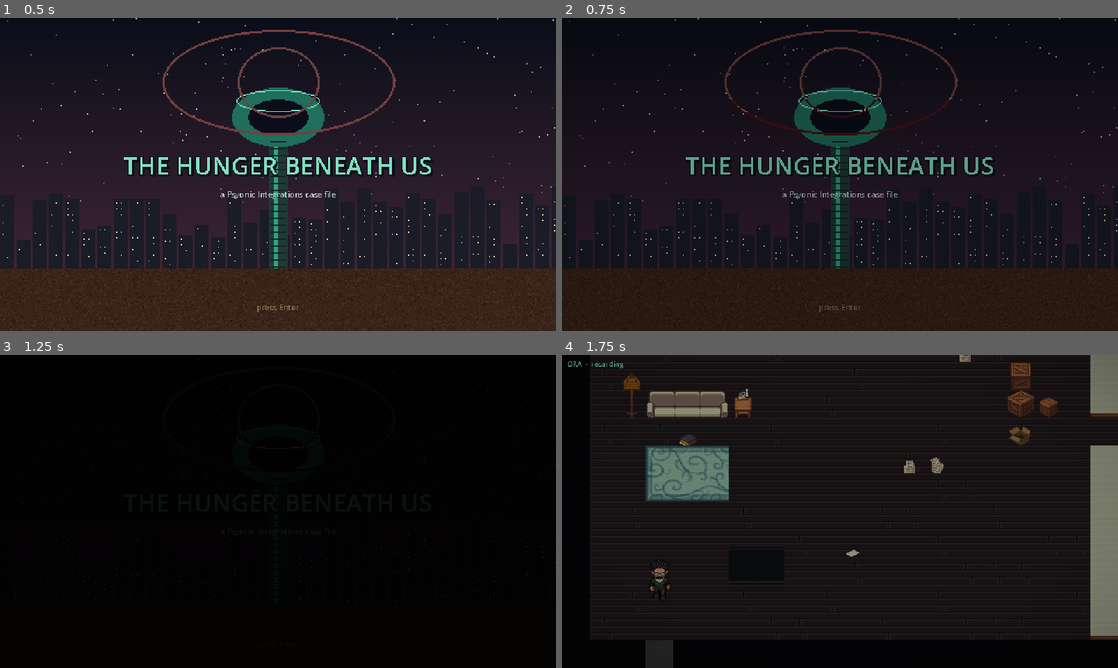
Above: before the commit, frames 1-4 (two rows, left to right).
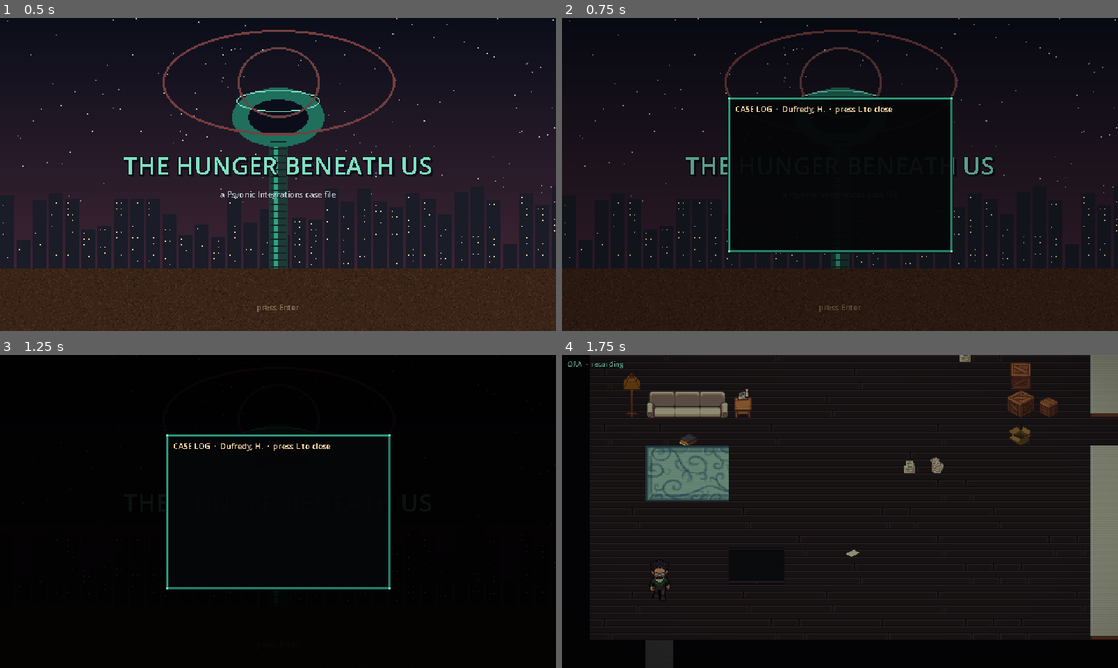
Above: after the commit, the same moments.

Repository: roweboat25/Hunger-beneath-us
Game: Godot game, scene res://scenes/Main.tscn
Same seed, same stepped clock (60 frames per second), same inputs: the game is played once before the commit and once after it.
Inputs:
- Up to frame 1 (0.5 s): no input
- Up to frame 2 (0.75 s): tap Enter at 0.5 s; hold D (move_right) from 0.53 s (still down); hold L (case_log) from 0.53 s (still down)
- Up to frame 3 (1.25 s): keep holding D (move_right); keep holding L (case_log); tap E (interact) at 0.8 s
- Up to frame 4 (1.75 s): release D (move_right) at 1.28 s; release L (case_log) at 1.28 s; hold S (move_down) from 1.28 s (still down); tap E (interact) at 1.35 s; tap L (case_log) at 1.55 s

Frame 1 is identical in both runs. In frame 2, 8.4% of the frame differs, in the area x 29-71%, y 25-76%; in frame 3, 1.3%; in frame 4, nothing differs.

Commit message:
Draw fades under the UI so dialogue on black stays readable
Every scene handoff fades to black and then narrates over it; the fade
layer sat above the dialogue box, so those lines were invisible and the
game looked stuck. Also adds the CloseUp view (first-person backdrops
with hotspots) and the backdrop converter, not yet wired into scenes.

Co-Authored-By: Claude Fable 5.1 <noreply@anthropic.com>
Claude-Session: https://claude.ai/code/session_01B2ggZ7uvmcjyRPxg6sEM7Z

Diff:
--- a/scripts/Main.gd
+++ b/scripts/Main.gd
@@ -3,6 +3,7 @@
 
 var dialogue: DialogueBox
 var psyon: PsyonWindow
+var closeup: CloseUp
 var filter: GlassesFilter
 var map: MapScene
 var player: Player
@@ -29,7 +30,9 @@
 	_ui.layer = 20
 	add_child(_ui)
 
-	# The laptop window goes under the dialogue box so narration stays readable.
+	# Close-up view under the laptop window, which goes under the dialogue box.
+	closeup = CloseUp.new()
+	_ui.add_child(closeup)
 	psyon = PsyonWindow.new()
 	_ui.add_child(psyon)
 	dialogue = DialogueBox.new()
@@ -52,7 +55,7 @@
 	_fade.set_anchors_preset(Control.PRESET_FULL_RECT)
 	_fade.mouse_filter = Control.MOUSE_FILTER_IGNORE
 	var fade_layer := CanvasLayer.new()
-	fade_layer.layer = 30
+	fade_layer.layer = 15  # above the world and filter, below the UI so dialogue stays readable on black
 	add_child(fade_layer)
 	fade_layer.add_child(_fade)
 
@@ -97,6 +100,7 @@
 
 
 func load_map(path: String) -> void:
+	closeup.hide_view()
 	if map:
 		map.queue_free()
 		await map.tree_exited
@@ -136,7 +140,7 @@
 func _title_screen() -> void:
 	Game.input_locked = true
 	var layer := CanvasLayer.new()
-	layer.layer = 25
+	layer.layer = 12
 	add_child(layer)
 	var bg := TextureRect.new()
 	bg.texture = load("res://assets/ui/title.png")
@@ -310,6 +314,6 @@
 
 
 func _unhandled_input(event: InputEvent) -> void:
-	if event.is_action_pressed("case_log") and not dialogue.visible and not psyon.visible:
+	if event.is_action_pressed("case_log") and not dialogue.visible and not psyon.visible and not closeup.visible:
 		_log_panel.visible = not _log_panel.visible
 		Game.input_locked = _log_panel.visible
--- a/scripts/maps/MapScene.gd
+++ b/scripts/maps/MapScene.gd
@@ -14,6 +14,8 @@
 	get: return main.dialogue
 var psyon: PsyonWindow:
 	get: return main.psyon
+var closeup: CloseUp:
+	get: return main.closeup
 var player: Player:
 	get: return main.player
 
--- /dev/null
+++ b/scripts/ui/CloseUp.gd
@@ -0,0 +1,200 @@
+extends Control
+class_name CloseUp
+## First-person close-up view: a painted backdrop with a few hotspots Carl can
+## examine with the arrow keys and E. Esc steps back to the map. Dialogue and
+## the Psyon window draw on top of it, so scene scripts can run their usual
+## lines while the close-up stays behind.
+##
+## Two modes:
+##   show(title, image)                      cinematic backdrop, no hotspots
+##   run(title, image, hotspots, handler)    interactive; handler(id) is awaited
+##                                           for every hotspot the player picks
+## A hotspot is {"id": String, "label": String, "rect": Rect2} in 640x360 space.
+
+signal picked(id: String)
+
+var _bg: TextureRect
+var _marks: Control
+var _caption: Label
+var _hint: Label
+var _hotspots: Array = []
+var _done: Dictionary = {}
+var _sel := 0
+var _accepting := false
+var _time := 0.0
+
+
+func _ready() -> void:
+	set_anchors_preset(Control.PRESET_FULL_RECT)
+	_fit_viewport()
+	get_viewport().size_changed.connect(_fit_viewport)
+	mouse_filter = Control.MOUSE_FILTER_IGNORE
+	_bg = TextureRect.new()
+	_bg.expand_mode = TextureRect.EXPAND_IGNORE_SIZE
+	_bg.stretch_mode = TextureRect.STRETCH_SCALE
+	_bg.texture_filter = CanvasItem.TEXTURE_FILTER_NEAREST
+	_bg.mouse_filter = Control.MOUSE_FILTER_IGNORE
+	add_child(_bg)
+	_marks = Control.new()
+	_marks.mouse_filter = Control.MOUSE_FILTER_IGNORE
+	_marks.draw.connect(_draw_marks)
+	add_child(_marks)
+	_caption = Label.new()
+	_caption.add_theme_font_size_override("font_size", 10)
+	_caption.add_theme_color_override("font_color", Color("7fe0c0"))
+	_caption.add_theme_color_override("font_shadow_color", Color("050608"))
+	_caption.add_theme_constant_override("shadow_offset_x", 1)
+	_caption.add_theme_constant_override("shadow_offset_y", 1)
+	_caption.position = Vector2(8, 18)
+	add_child(_caption)
+	_hint = Label.new()
+	_hint.add_theme_font_size_override("font_size", 9)
+	_hint.add_theme_color_override("font_color", Color("b9c2c9"))
+	_hint.add_theme_color_override("font_shadow_color", Color("050608"))
+	_hint.add_theme_constant_override("shadow_offset_x", 1)
+	_hint.add_theme_constant_override("shadow_offset_y", 1)
+	_hint.horizontal_alignment = HORIZONTAL_ALIGNMENT_RIGHT
+	_hint.position = Vector2(320, 18)
+	_hint.size = Vector2(312, 14)
+	add_child(_hint)
+	hide()
+
+
+func _fit_viewport() -> void:
+	var s: Vector2 = get_viewport().get_visible_rect().size
+	position = Vector2.ZERO
+	size = s
+	if _bg:
+		_bg.position = Vector2.ZERO
+		_bg.size = s
+		_marks.position = Vector2.ZERO
+		_marks.size = s
+
+
+## Cinematic backdrop with no hotspots. Stays until hide_view() or close().
+func show_view(title: String, image: String) -> void:
+	_set_image(image)
+	_hotspots = []
+	_done = {}
+	_caption.text = title
+	_hint.text = ""
+	_accepting = false
+	show()
+
+
+func hide_view() -> void:
+	_accepting = false
+	hide()
+
+
+## Interactive close-up. Returns when the player steps back (or the view is closed).
+func run(title: String, image: String, hotspots: Array, handler: Callable) -> void:
+	_set_image(image)
+	_hotspots = hotspots
+	_done = {}
+	_sel = 0
+	_caption.text = title
+	show()
+	Game.input_locked = true
+	while true:
+		_accepting = true
+		_hint.text = "arrows choose  ·  E examine  ·  Esc step back"
+		_marks.queue_redraw()
+		var id: String = await picked
+		_accepting = false
+		if id.is_empty() or not visible:
+			break
+		await handler.call(id)
+		_done[id] = true
+		if not visible:
+			break
+		Game.input_locked = true
+	close()
+
+
+func close() -> void:
+	_accepting = false
+	_hotspots = []
+	hide()
+	Game.input_locked = false
+
+
+func _set_image(image: String) -> void:
+	_bg.texture = load(image) if ResourceLoader.exists(image) else null
+
+
+func _process(delta: float) -> void:
+	if visible:
+		_time += delta
+		_marks.queue_redraw()
+
+
+func _can_take_input() -> bool:
+	if not visible or not _accepting or _hotspots.is_empty():
+		return false
+	var main: Node = get_parent().get_parent()
+	if main.dialogue.visible or main.psyon.visible:
+		return false
+	return true
+
+
+func _unhandled_input(event: InputEvent) -> void:
+	if not _can_take_input():
+		return
+	if event.is_action_pressed("move_right") or event.is_action_pressed("move_down"):
+		_sel = (_sel + 1) % _hotspots.size()
+		get_viewport().set_input_as_handled()
+	elif event.is_action_pressed("move_left") or event.is_action_pressed("move_up"):
+		_sel = (_sel - 1 + _hotspots.size()) % _hotspots.size()
+		get_viewport().set_input_as_handled()
+	elif event.is_action_pressed("interact"):
+		get_viewport().set_input_as_handled()
+		picked.emit(_hotspots[_sel]["id"])
+	elif event.is_action_pressed("cancel"):
+		get_viewport().set_input_as_handled()
+		picked.emit("")
+
+
+## Used by tools/autoplay.gd: examine the next unexamined hotspot, else step back.
+func autoplay_step() -> void:
+	if not _accepting:
+		return
+	for i in _hotspots.size():
+		if not _done.has(_hotspots[i]["id"]):
+			_sel = i
+			picked.emit(_hotspots[i]["id"])
+			return
+	picked.emit("")
+
+
+func _draw_marks() -> void:
+	if _hotspots.is_empty():
+		return
+	var pulse := 0.5 + 0.5 * sin(_time * 4.0)
+	for i in _hotspots.size():
+		var h: Dictionary = _hotspots[i]
+		var r: Rect2 = h["rect"]
+		var selected := i == _sel
+		var done: bool = _done.has(h["id"])
+		var col := Color("7fe0c0") if selected else (Color("5a6b70", 0.7) if done else Color("f5d6a0", 0.75))
+		var grow := 3.0 * pulse if selected else 0.0
+		r = r.grow(grow)
+		var L := 7.0
+		var pts := [
+			[r.position, r.position + Vector2(L, 0), r.position + Vector2(0, L)],
+			[Vector2(r.end.x, r.position.y), Vector2(r.end.x - L, r.position.y), Vector2(r.end.x, r.position.y + L)],
+			[Vector2(r.position.x, r.end.y), Vector2(r.position.x + L, r.end.y), Vector2(r.position.x, r.end.y - L)],
+			[r.end, r.end - Vector2(L, 0), r.end - Vector2(0, L)],
+		]
+		for p in pts:
+			_marks.draw_line(p[0], p[1], col, 1.0)
+			_marks.draw_line(p[0], p[2], col, 1.0)
+		if selected:
+			var label: String = h["label"]
+			var font := get_theme_default_font()
+			var w := font.get_string_size(label, HORIZONTAL_ALIGNMENT_LEFT, -1, 9).x
+			var lp := Vector2(r.position.x + r.size.x / 2 - w / 2 - 4, r.end.y + 4)
+			lp.x = clampf(lp.x, 4, 640 - w - 12)
+			lp.y = minf(lp.y, 220)
+			_marks.draw_rect(Rect2(lp, Vector2(w + 8, 13)), Color("0b0e1a", 0.85))
+			_marks.draw_string(font, lp + Vector2(4, 10), label, HORIZONTAL_ALIGNMENT_LEFT, -1, 9, col)
--- a/tools/autoplay.gd
+++ b/tools/autoplay.gd
@@ -104,6 +104,9 @@
 		elif p.visible and p._accepting:
 			p._on_submit(["who are you", "what did you say to Dufredy", "show me the transcript", "yes"][Psyon.transcript.size() % 4])
 			idle = 0.0
+		elif main.closeup.visible and main.closeup._accepting:
+			main.closeup.autoplay_step()
+			idle = 0.0
 		elif Game.input_locked:
 			idle = 0.0
 		else:
Binary file added: assets/closeups/apartment_desk.png
Binary file added: assets/closeups/apartment_eyes.png
Binary file added: assets/closeups/desert_door.png
Binary file added: assets/closeups/home_ritual.png
Binary file added: assets/closeups/lynx_laptop.png
Binary file added: assets/closeups/mirror.png
Not shown, added: tools/closeups.py
